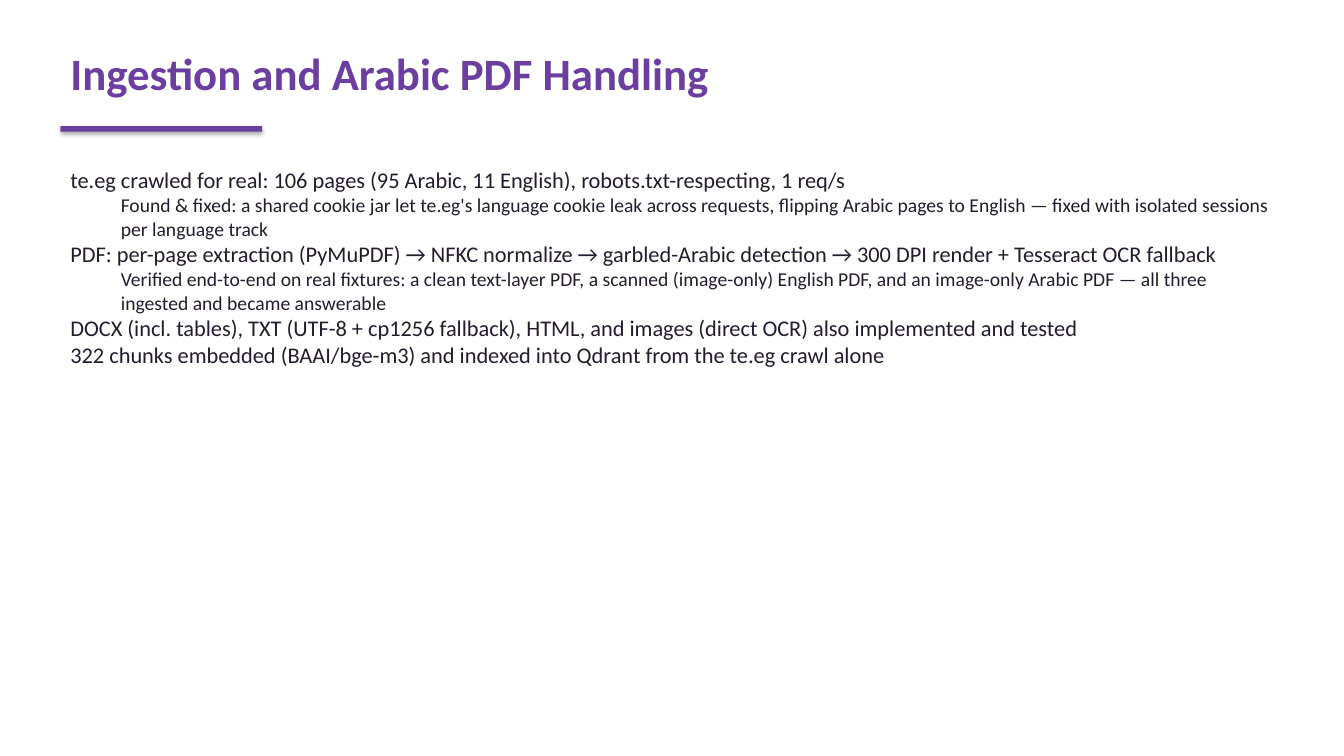
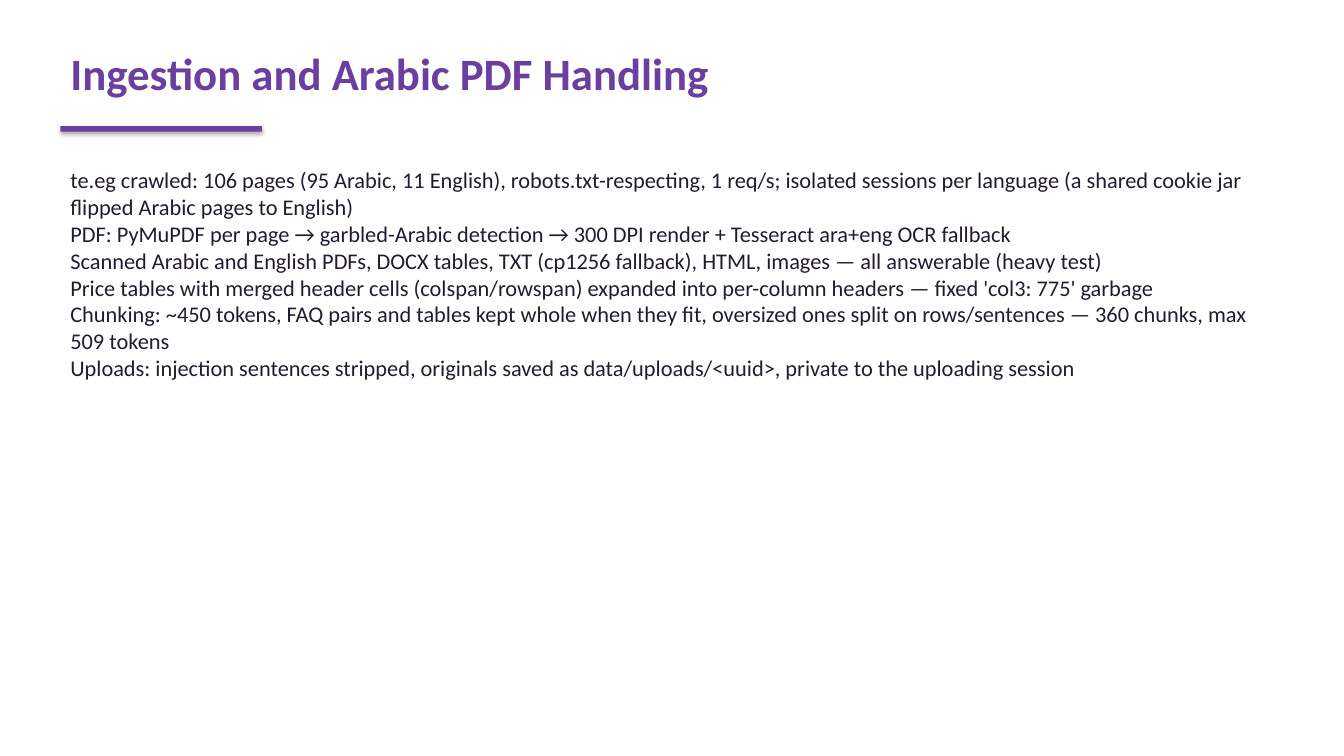
Before and after one commit to Ahmed3abdelrahim/WE-INTELLIGENT-ASSISTANT, a slide deck: slide 3 of slides/we_assistant.pptx. Drawn at 1344x756 pixels with LibreOffice and Linux fonts; fonts in the diff are those of the drawing. Boxes give left, top, right and bottom in pixels: in the first picture for what was removed or moved away, otherwise in the second. Text is boxed around its words. In the diff, an @@ line names an element or a change of style, - is before the commit and + after.

```diff
--- a/slides/we_assistant.pptx
+++ b/slides/we_assistant.pptx
@@ text at <box>70,172,1246,380</box>: text changed @@
-te.eg crawled for real: 106 pages (95 Arabic, 11 English), robots.txt-respecting, 1 req/s
-  Found & fixed: a shared cookie jar let te.eg's language cookie leak across requests, flipping Arabic pages to English — fixed with isolated sessions per language track
-PDF: per-page extraction (PyMuPDF) → NFKC normalize → garbled-Arabic detection → 300 DPI render + Tesseract OCR fallback
-  Verified end-to-end on real fixtures: a clean text-layer PDF, a scanned (image-only) English PDF, and an image-only Arabic PDF — all three ingested and became answerable
-DOCX (incl. tables), TXT (UTF-8 + cp1256 fallback), HTML, and images (direct OCR) also implemented and tested
-322 chunks embedded (BAAI/bge-m3) and indexed into Qdrant from the te.eg crawl alone
+te.eg crawled: 106 pages (95 Arabic, 11 English), robots.txt-respecting, 1 req/s; isolated sessions per language (a shared cookie jar flipped Arabic pages to English)
+PDF: PyMuPDF per page → garbled-Arabic detection → 300 DPI render + Tesseract ara+eng OCR fallback
+Scanned Arabic and English PDFs, DOCX tables, TXT (cp1256 fallback), HTML, images — all answerable (heavy test)
+Price tables with merged header cells (colspan/rowspan) expanded into per-column headers — fixed 'col3: 775' garbage
+Chunking: ~450 tokens, FAQ pairs and tables kept whole when they fit, oversized ones split on rows/sentences — 360 chunks, max 509 tokens
+Uploads: injection sentences stripped, originals saved as data/uploads/<uuid>, private to the uploading session
```
Also in this commit, not shown: 9 other slides changed, 9 other files.
